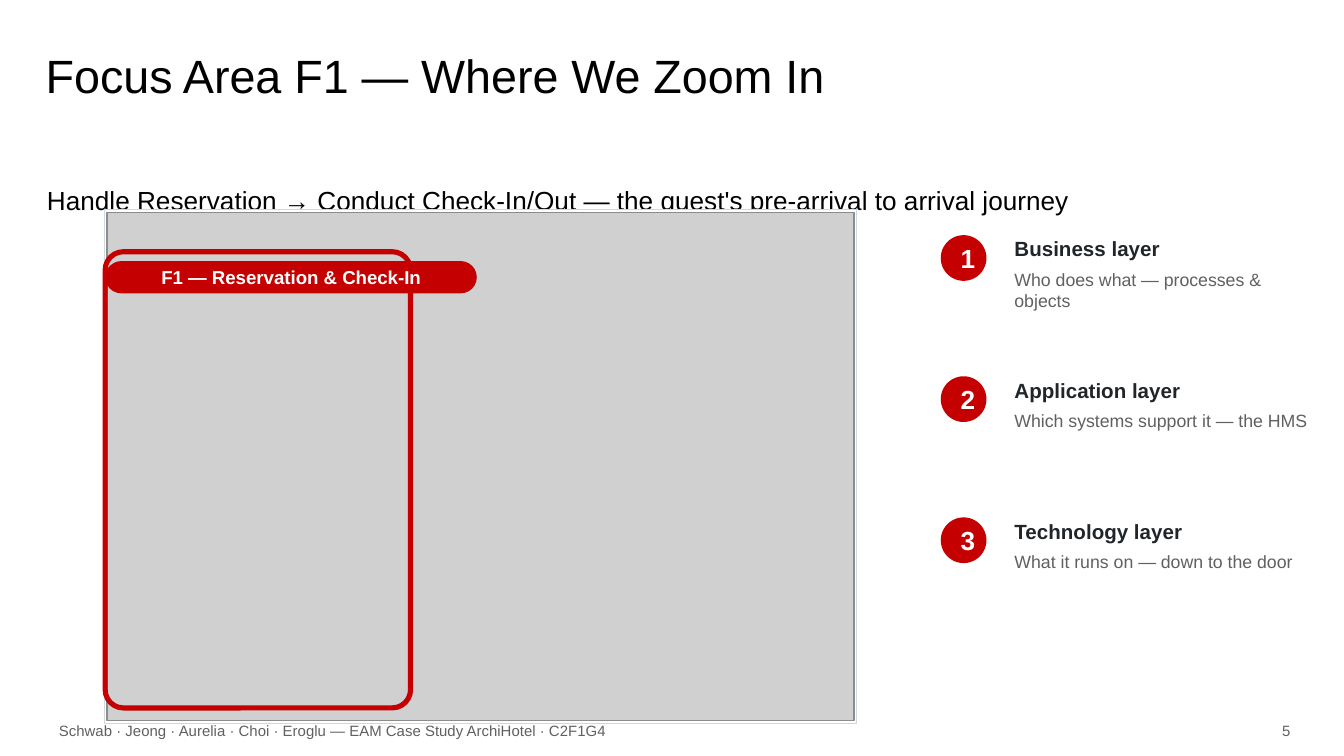
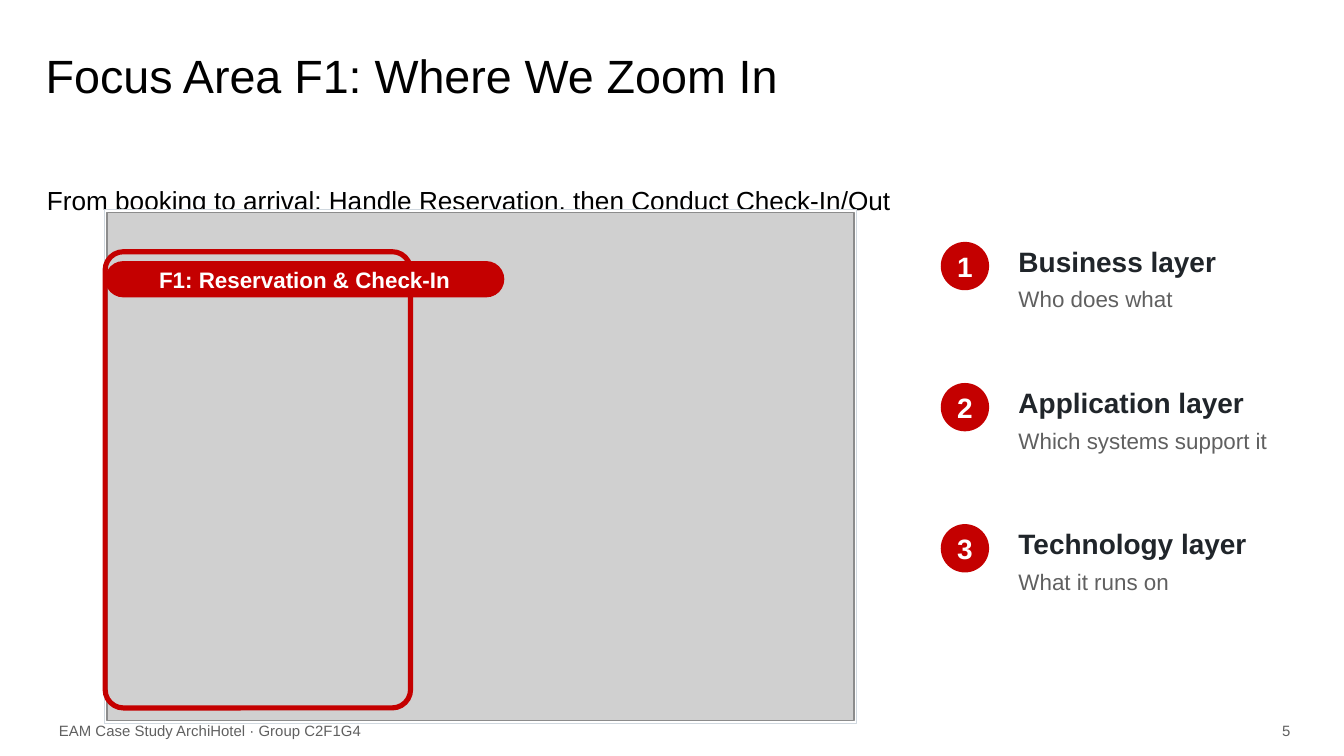
Before and after one commit to KatrinSchw/enterprise-architecture-model, a slide deck: slide 5 of slides/C2F1G4.pptx. Drawn at 1344x756 pixels with LibreOffice and Linux fonts; fonts in the diff are those of the drawing; grey boxes stand for pictures; background and template pictures are left out. Boxes give left, top, right and bottom in pixels: in the first picture for what was removed or moved away, otherwise in the second. Text is boxed around its words. In the diff, an @@ line names an element or a change of style, - is before the commit and + after.

```diff
--- a/slides/C2F1G4.pptx
+++ b/slides/C2F1G4.pptx
@@ title at [46, 59, 778, 94]: text changed @@
-Focus Area F1 — Where We Zoom In
+Focus Area F1: Where We Zoom In
@@ text at [47, 191, 890, 216]: text changed @@
-Handle Reservation → Conduct Check-In/Out — the guest's pre-arrival to arrival journey
+From booking to arrival: Handle Reservation, then Conduct Check-In/Out
@@ rounded rectangle "F1: Reservation & Check-In": place and size @@
-rounded rectangle "F1: Reservation & Check-In" at [105, 261, 477, 293]
+rounded rectangle "F1: Reservation & Check-In" at [105, 261, 504, 297]
@@ text at [1018, 251, 1216, 277]: size 11 to 15 pt in "Business layer" @@
@@ text in rounded rectangle at [159, 271, 449, 289]: text changed; size 10 to 12 pt @@
-F1 — Reservation & Check-In
+F1: Reservation & Check-In
@@ text at [1018, 291, 1172, 307]: text changed; size 9.5 to 12 pt @@
-Who does what — processes & objects
+Who does what
@@ 3 ellipses: place and size @@
-3 ellipses at [941, 235, 986, 563]
+3 ellipses at [941, 242, 989, 573]
@@ size 14 to 15 pt in 3 elements at [941, 524, 989, 573], [941, 242, 989, 290], [941, 383, 989, 431] @@
@@ text at [1018, 392, 1243, 418]: size 11 to 15 pt in "Application layer" @@
@@ text at [1018, 433, 1267, 454]: text changed; size 9.5 to 12 pt @@
-Which systems support it — the HMS
+Which systems support it
@@ 3 texts: place and size @@
-3 texts at [1014, 241, 1307, 568]
+3 texts at [1018, 251, 1267, 590]
@@ text at [1018, 533, 1246, 559]: size 11 to 15 pt in "Technology layer" @@
@@ text at [1018, 574, 1169, 590]: text changed; size 9.5 to 12 pt @@
-What it runs on — down to the door
+What it runs on
@@ text at [59, 725, 361, 739]: text changed @@
-Schwab · Jeong · Aurelia · Choi · Eroglu — EAM Case Study ArchiHotel · C2F1G4
+EAM Case Study ArchiHotel · Group C2F1G4
```
Also in this commit, not shown: 13 other slides changed, 1 slide added, 1 other file.
